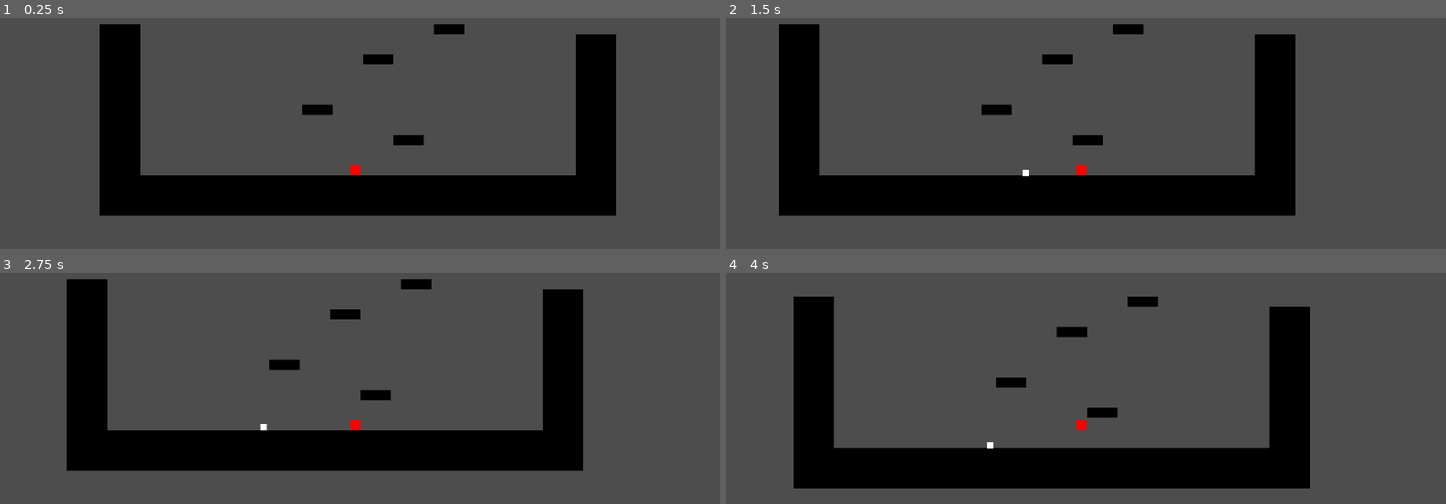
Above: before the commit, frames 1-4 (two rows, left to right).
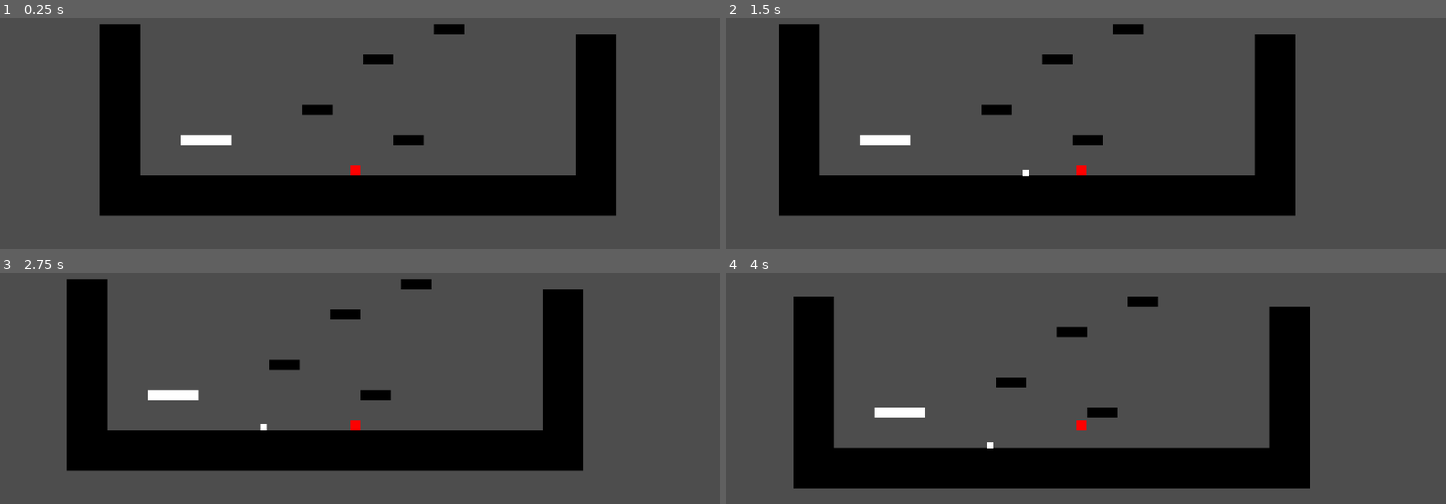
Above: after the commit, the same moments.

Repository: Lukko-Digital/upwell
Game: Godot game, scene res://src/main.tscn
The game is run twice, just before and just after one commit, with the same random seed, the same clock (stepped at 60 frames per second) and the same inputs.
Inputs (mouse positions are in pixels of both pictures, inside the frame that each line leads up to):
- Up to frame 1 (0.25 s): no input
- Up to frame 2 (1.5 s): tap Enter at 0.5 s; move the mouse to (1244, 149) at 0.52 s; hold Right mouse button (attract) 0.53-1.28 s; hold D (right) from 0.53 s (still down); tap Space (jump) at 0.77 s; move the mouse to (934, 191) at 1.27 s; click (934, 191) at 1.35 s
- Up to frame 3 (2.75 s): tap Space (jump) at 1.52 s; move the mouse to (424, 335) at 2.02 s; release D (right) at 2.03 s; hold A (left) from 2.03 s (still down); hold Right mouse button (attract) from 2.03 s (still down)
- Up to frame 4 (4 s): move the mouse to (outside the picture) at 2.77 s; release A (left) at 2.78 s; release Right mouse button (attract) at 2.78 s; hold D (right) from 2.78 s (still down); click (outside the picture) at 2.85 s; tap Space (jump) at 3.02, 3.77 s; move the mouse to (1302, 485) at 3.52 s; hold Right mouse button (attract) from 3.53 s (still down)

The runs differ from the first frame. In frame 1, 0.3% of the frame differs, in the area x 25-33%, y 50-56%; in frame 2, 0.3%; in frame 3, 0.3%; in frame 4, 0.3%.

Commit message:
add one way platform

Diff:
--- a/src/main.tscn
+++ b/src/main.tscn
@@ -12,6 +12,8 @@
 1:0/0 = 0
 1:0/0/physics_layer_0/linear_velocity = Vector2(0, 0)
 1:0/0/physics_layer_0/angular_velocity = 0.0
+1:0/0/physics_layer_0/polygon_0/points = PackedVector2Array(-8, -8, 8, -8, 8, 8, -8, 8)
+1:0/0/physics_layer_0/polygon_0/one_way = true
 
 [sub_resource type="TileSet" id="TileSet_002di"]
 physics_layer_0/collision_layer = 1
@@ -22,7 +24,7 @@
 [node name="TileMap" type="TileMap" parent="."]
 tile_set = SubResource("TileSet_002di")
 format = 2
-layer_0/tile_data = PackedInt32Array(65532, 0, 0, 65533, 0,  …(4522 unchanged characters)…  65561, 0, 0, 131097, 0, 0, 196633, 0, 0)
+layer_0/tile_data = PackedInt32Array(65532, 0, 0, 65533, 0,  …(4522 unchanged characters)…  65561, 0, 0, 131097, 0, 0, 196633, 0, 0, -196625, 65536, 0, -196624, 65536, 0, -196623, 65536, 0, -196622, 65536, 0, -196621, 65536, 0)
 
 [node name="Player" parent="TileMap" instance=ExtResource("2_owwjj")]
 position = Vector2(4, -14)
